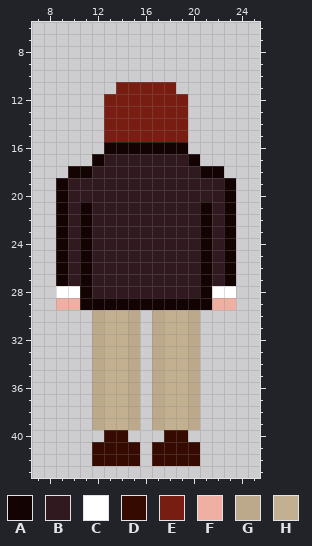
Pixel-art sprite: sprites/congresssan/North/frame1.png. Above is the file before it was changed.
The file is 32x48 pixels. Shown: x 7..25, y 6..43.
Palette (. is transparent): A #130303  B #30191f  C #ffffff  D #350b01  E #781d12  F #f0afa3  G #bca98b  H #c3b091
After:
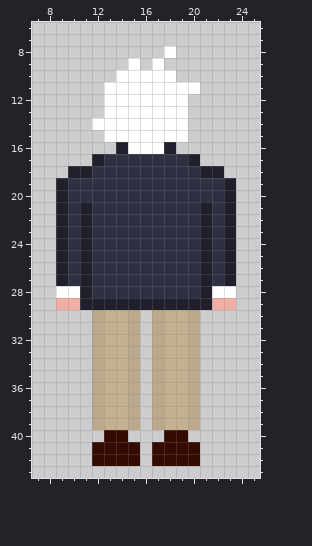
Change:
colour A: #130303 -> #1f202c
colour B: #30191f -> #2f3042
Changed rows in their new state; - is a pixel that keeps its letter.
first column x 12:
 8 ------C--
 9 ---C-C---
10 --CCCCC--
11 -CCCCCCCC
12 -CCCCCCC-
13 -CCCCCCC-
14 CCCCCCCC-
15 -CCCCCCC-
16 -.-CCC-.-
Changed places in both pictures, as pixel boxes (x1, y1, x2, y2):
changed: (56, 46, 236, 310)
